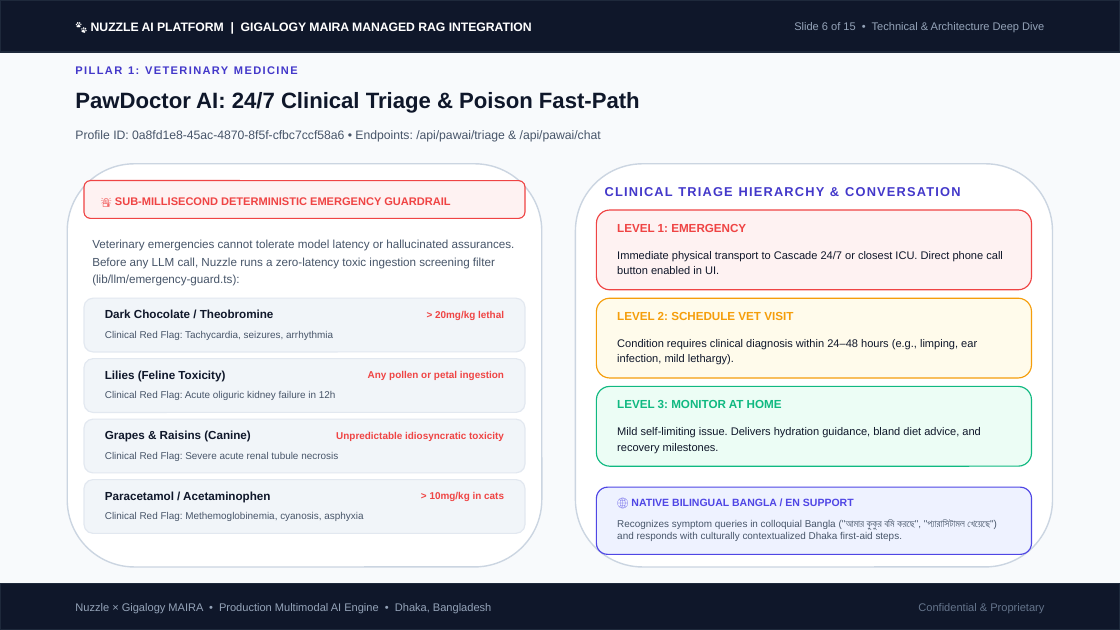
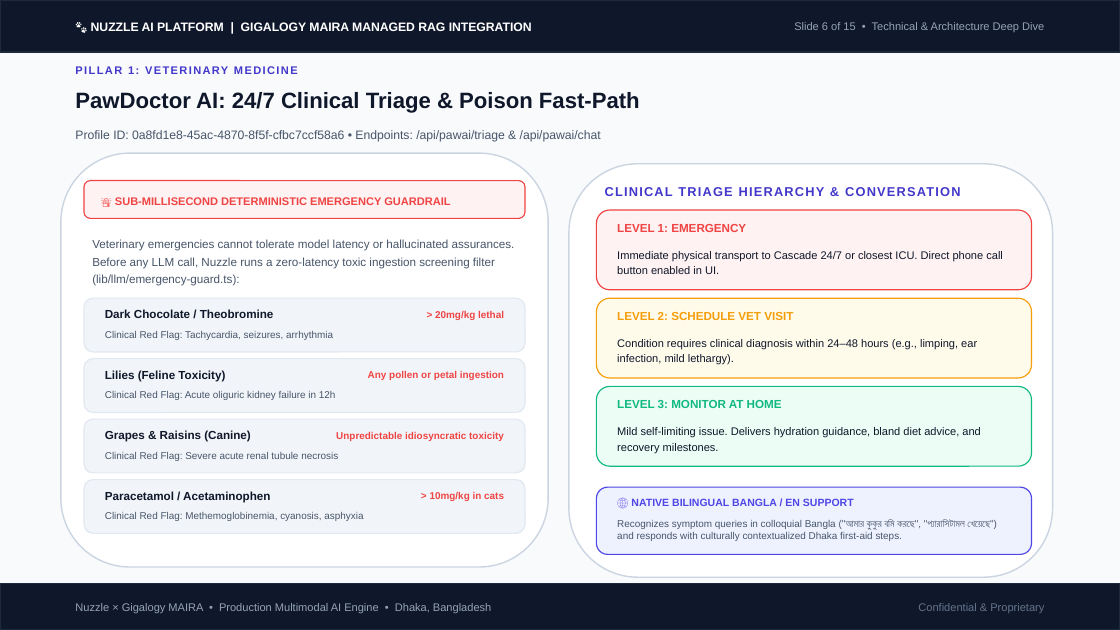
Before and after one commit to zafor2002/nuzzle-, a slide deck: slide 6 of presentation/Nuzzle_Gigalogy_MAIRA_AI_Integration.pptx. Drawn at 1120x630 pixels with LibreOffice and Linux fonts; fonts in the diff are those of the drawing. Boxes give left, top, right and bottom in pixels: in the first picture for what was removed or moved away, otherwise in the second. Text is boxed around its words. In the diff, an @@ line names an element or a change of style, - is before the commit and + after.

```diff
--- a/presentation/Nuzzle_Gigalogy_MAIRA_AI_Integration.pptx
+++ b/presentation/Nuzzle_Gigalogy_MAIRA_AI_Integration.pptx
@@ proportions changed in 4 elements at <box>84,181,525,218</box>, <box>597,487,1032,555</box>, <box>569,164,1053,577</box>, <box>60,153,548,567</box> @@
@@ rounded rectangle: place and size @@
-rounded rectangle at <box>67,164,542,567</box>
+rounded rectangle at <box>60,153,548,567</box>
@@ rounded rectangle: place and size @@
-rounded rectangle at <box>576,164,1053,567</box>
+rounded rectangle at <box>569,164,1053,577</box>
```
Also in this commit, not shown: 14 other slides changed, 4 other files.
